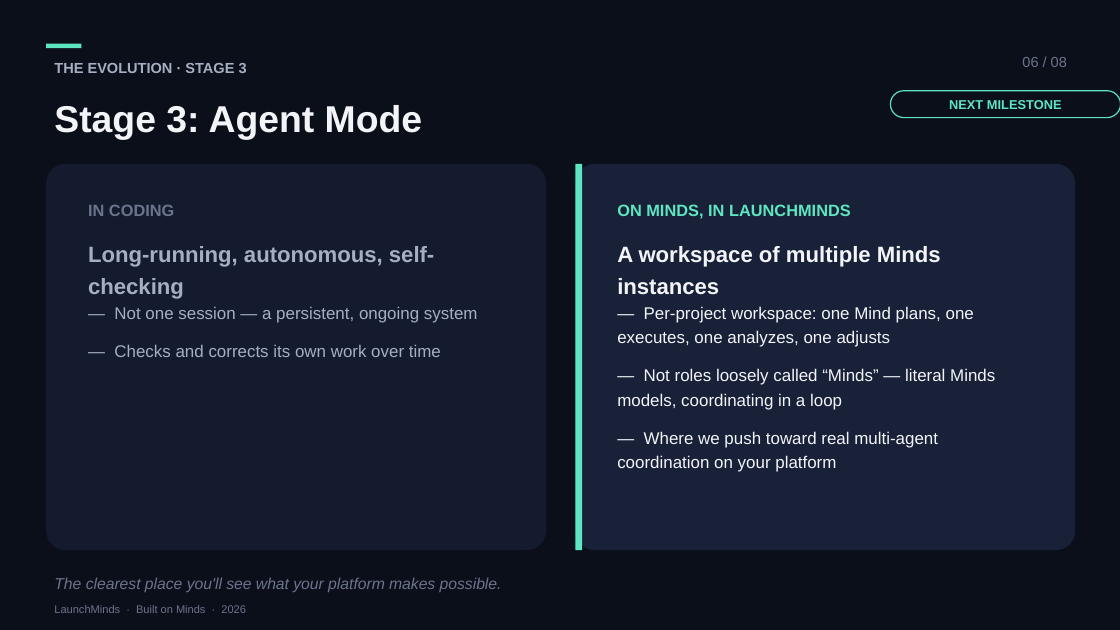
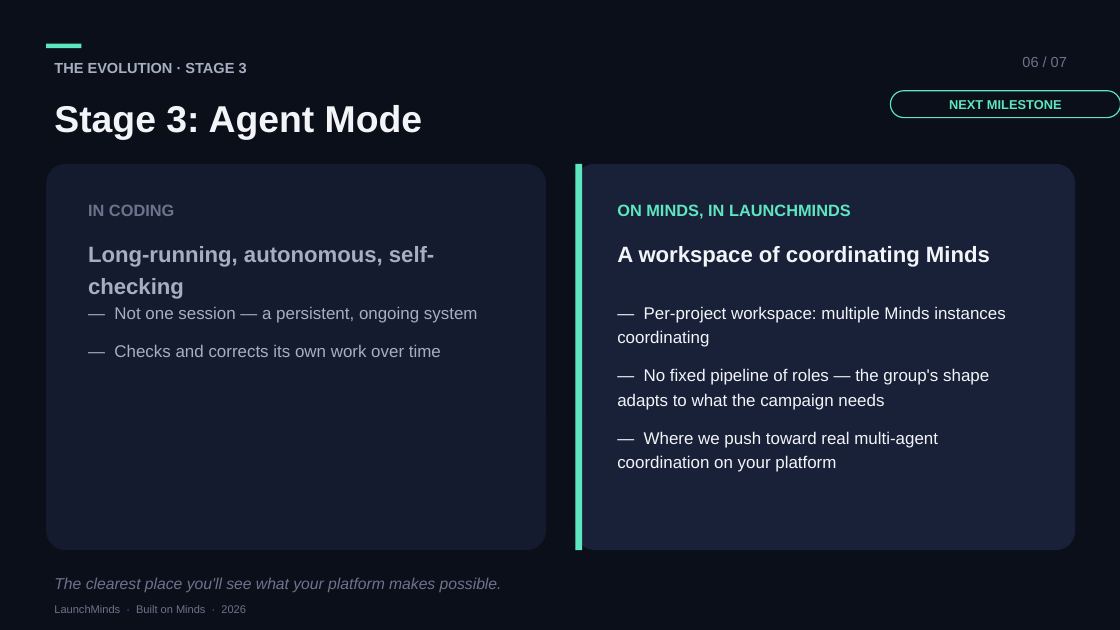
Before and after one commit to dingjoys/focus-mind, a slide deck: slide 7 of presentations/launchminds-agent-evolution-2026-08/launchminds-deck.pptx. Drawn at 1120x630 pixels with LibreOffice and Linux fonts; fonts in the diff are those of the drawing. Boxes give left, top, right and bottom in pixels: in the first picture for what was removed or moved away, otherwise in the second. Text is boxed around its words. In the diff, an @@ line names an element or a change of style, - is before the commit and + after.

```diff
--- a/presentations/launchminds-agent-evolution-2026-08/launchminds-deck.pptx
+++ b/presentations/launchminds-agent-evolution-2026-08/launchminds-deck.pptx
@@ text at box(1022, 57, 1067, 67): text changed @@
-06 / 08
+06 / 07
@@ text at box(617, 246, 990, 267): text changed @@
-A workspace of multiple Minds instances
+A workspace of coordinating Minds
@@ text at box(617, 306, 1006, 410): text changed @@
-— Per-project workspace: one Mind plans, one executes, one analyzes, one adjusts
-— Not roles loosely called “Minds” — literal Minds models, coordinating in a loop
+— Per-project workspace: multiple Minds instances coordinating
+— No fixed pipeline of roles — the group's shape adapts to what the campaign needs
```
Also in this commit, not shown: 6 other slides changed, 1 slide removed, 2 other files.
